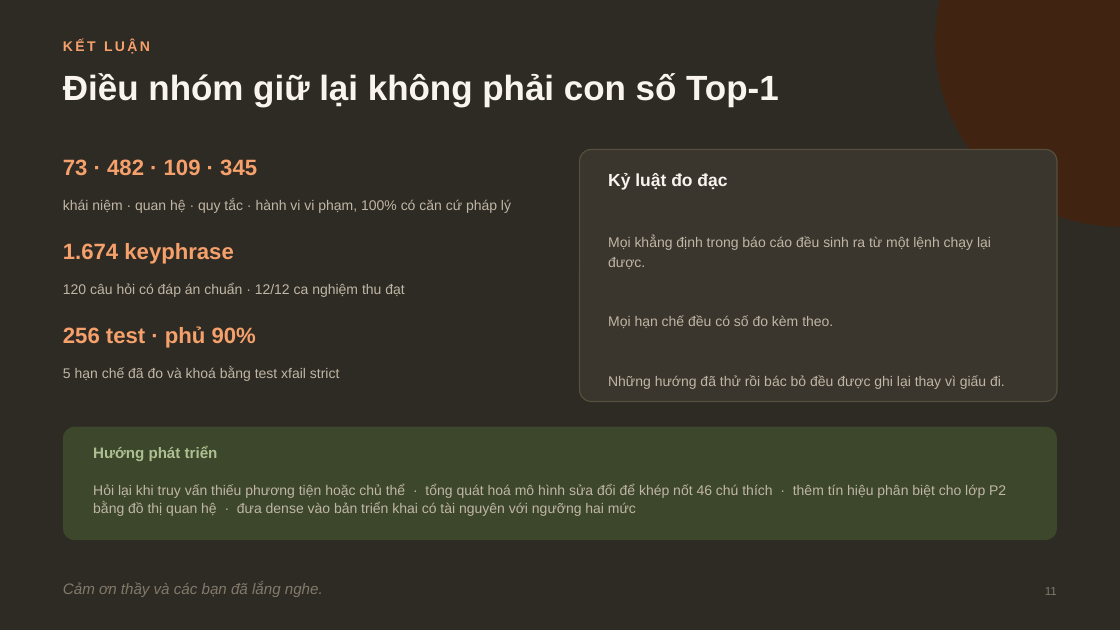
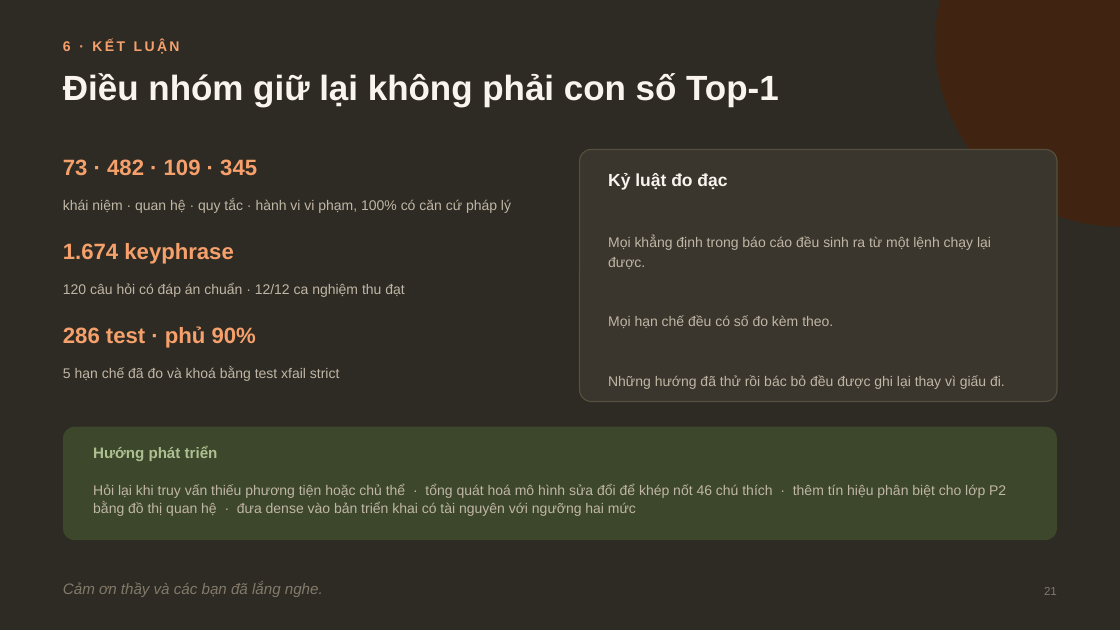
Before and after one commit to minhdang900/uit-traffic-law-lookup-system, a slide deck: slide 21 of docs/Slide_Nhom7_CS106.pptx (slide 11 before the commit). Drawn at 1120x630 pixels with LibreOffice and Linux fonts; fonts in the diff are those of the drawing. Boxes give left, top, right and bottom in pixels: in the first picture for what was removed or moved away, otherwise in the second. Text is boxed around its words. In the diff, an @@ line names an element or a change of style, - is before the commit and + after.

```diff
--- a/docs/Slide_Nhom7_CS106.pptx
+++ b/docs/Slide_Nhom7_CS106.pptx
@@ text at <box>63,40,180,54</box>: text changed @@
-KẾT LUẬN
+6 · KẾT LUẬN
@@ text at <box>63,326,256,348</box>: text changed @@
-256 test · phủ 90%
+286 test · phủ 90%
```
Also in this commit, not shown: 9 other slides changed, 10 slides added, 17 other files.
